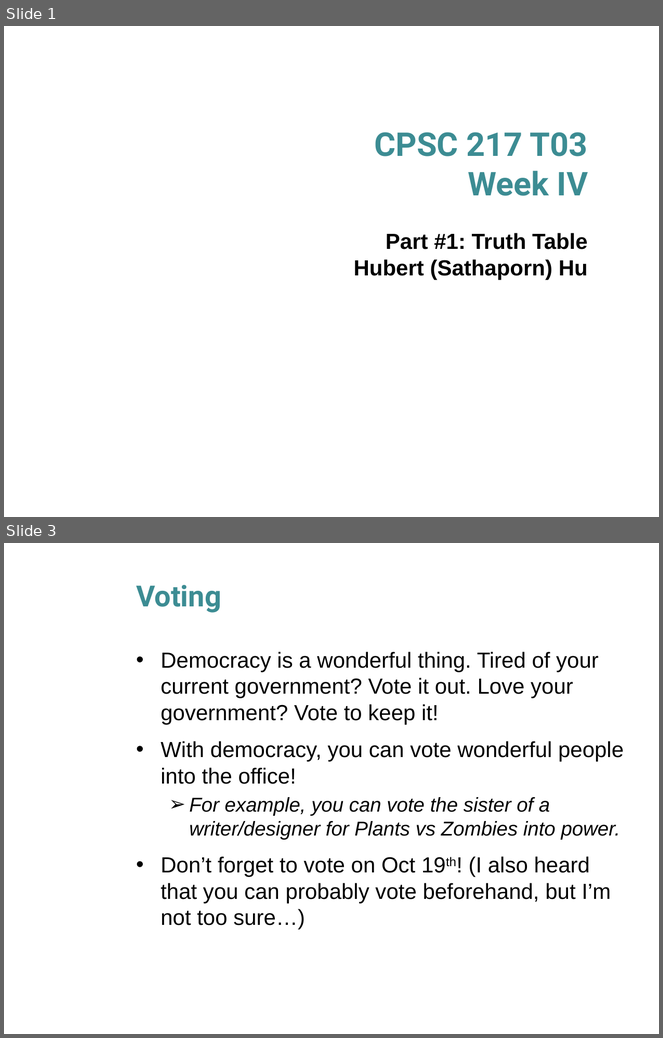
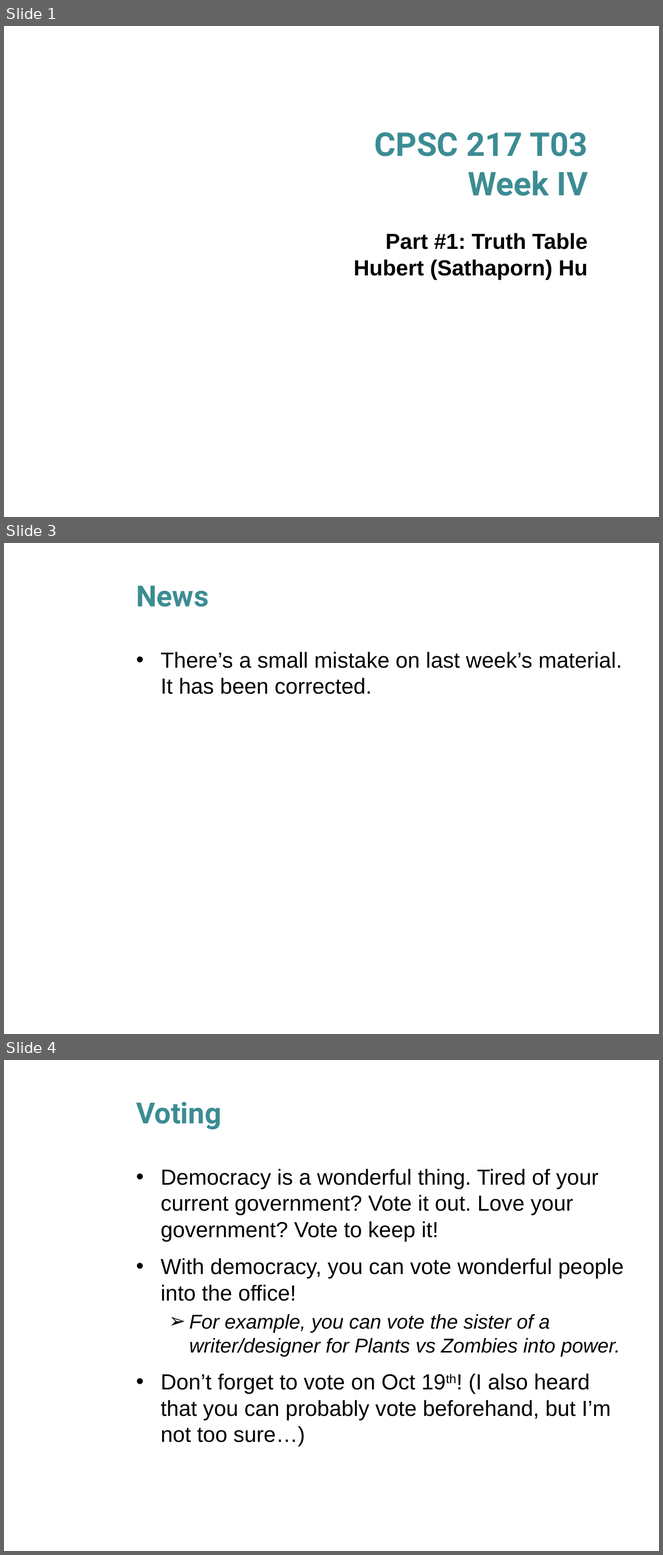
Before and after one commit to husathap/husathap.github.io, a slide deck: teaching/f15_cpsc217/Week_4_1.pptx. Shown one above the other, each under a label of ours: slides 1 and 3 before the commit, slides 1, 3 and 4 after it; the slides between them are not shown. The pictures are 663x1038 and 663x1555 pixels, drawn with LibreOffice and Linux fonts; fonts in the diff are those of the drawing; background and template pictures are left out. Boxes give left, top, right and bottom in pixels: in the first picture for what was removed or moved away, otherwise in the second. Text is boxed around its words. In the diff, an @@ line names an element or a change of style, - is before the commit and + after.

```diff
--- a/teaching/f15_cpsc217/Week_4_1.pptx
+++ b/teaching/f15_cpsc217/Week_4_1.pptx
@@ slide 3 added at (4,543,659,1034), background picture (left out) @@
@@ title added at (136,586,209,607), 32 pt, text #3C8C93, bold @@
+News
@@ text added at (161,652,622,694), 24 pt, text #000000 @@
+• There’s a small mistake on last week’s material. It has been corrected.
@@ what was slide 3 is now slide 4 @@
```
Also in this commit, not shown: 2 slides changed, 1 other file.
